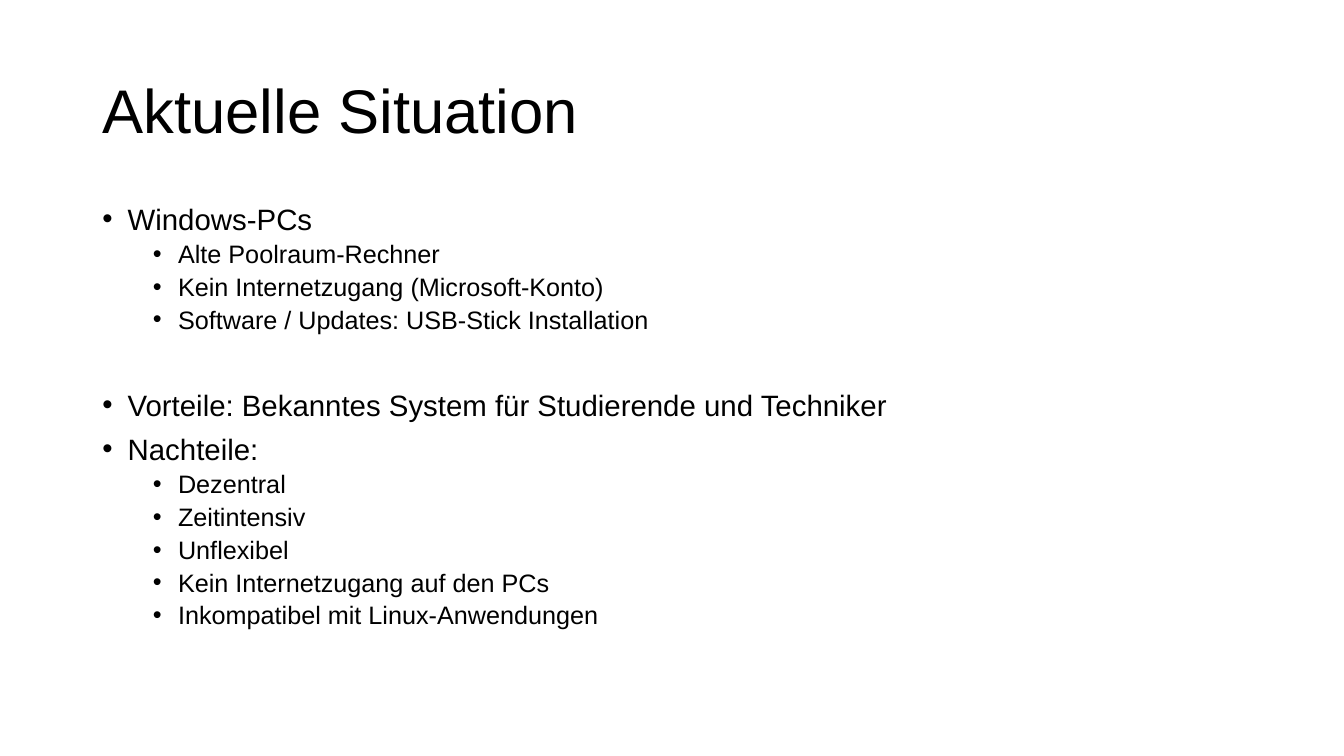
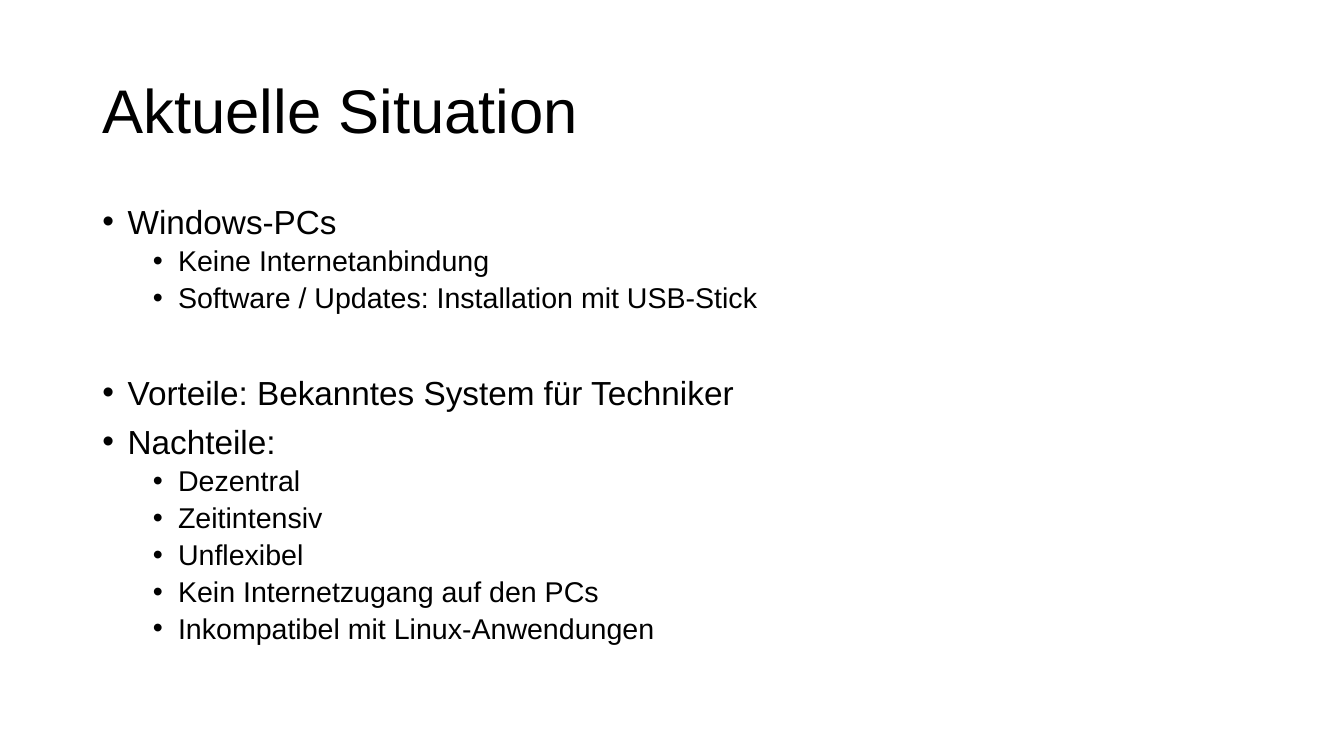
Before and after one commit to MitchiLaser/Pantheon, a slide deck: slide 2 of Roadmap/slides.pptx (slide 1 before the commit). Drawn at 1344x756 pixels with LibreOffice and Linux fonts; fonts in the diff are those of the drawing. Boxes give left, top, right and bottom in pixels: in the first picture for what was removed or moved away, otherwise in the second. Text is boxed around its words. In the diff, an @@ line names an element or a change of style, - is before the commit and + after.

```diff
--- a/Roadmap/slides.pptx
+++ b/Roadmap/slides.pptx
@@ text at <box>128,210,654,644</box>: size 21 to 23.8 pt in "Windows-PCs", "Nachteile:"; size 18 to 20.4 pt in "Dezentral", "Zeitintensiv", "Unflexibel", "Kein Internetzugang auf den PCs" and 1 more places; line spacing 0.85 to 0.87 @@
@@ text at <box>128,250,757,411</box>: text changed; size 18 to 20.4 pt @@
-  • Alte Poolraum-Rechner
-  • Kein Internetzugang (Microsoft-Konto)
-  • Software / Updates: USB-Stick Installation
-• Vorteile: Bekanntes System für Studierende und Techniker
+  • Keine Internetanbindung
+  • Software / Updates: Installation mit USB-Stick
+• Vorteile: Bekanntes System für Techniker
```
Also in this commit, not shown: 5 other slides changed, 2 slides added, 3 other files.
